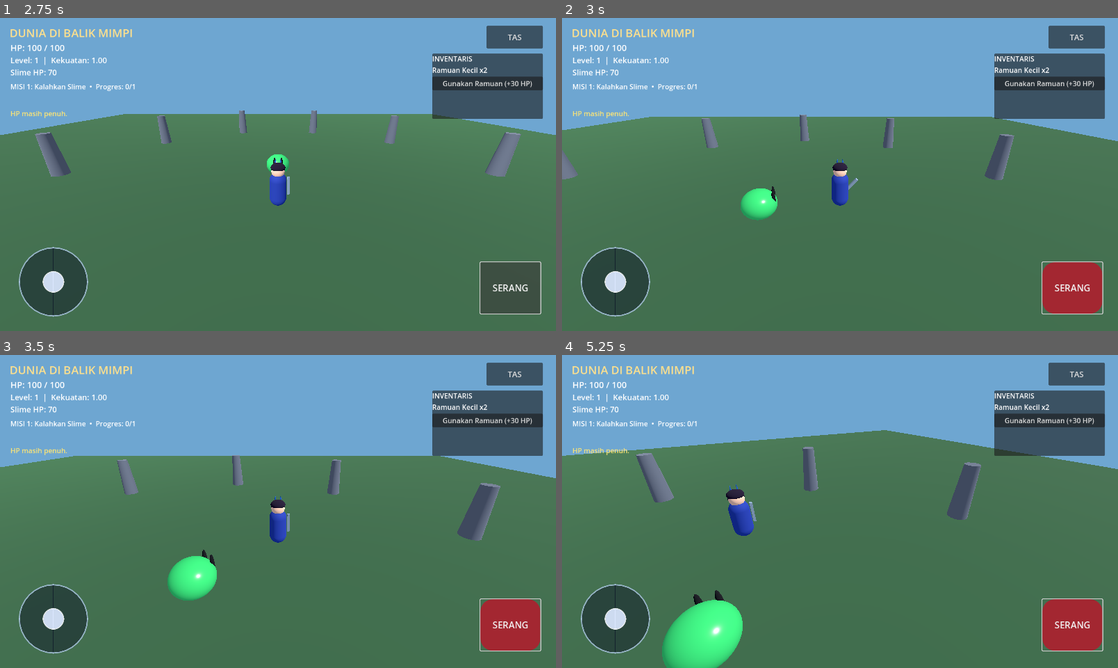
Above: before the commit, frames 1-4 (two rows, left to right).
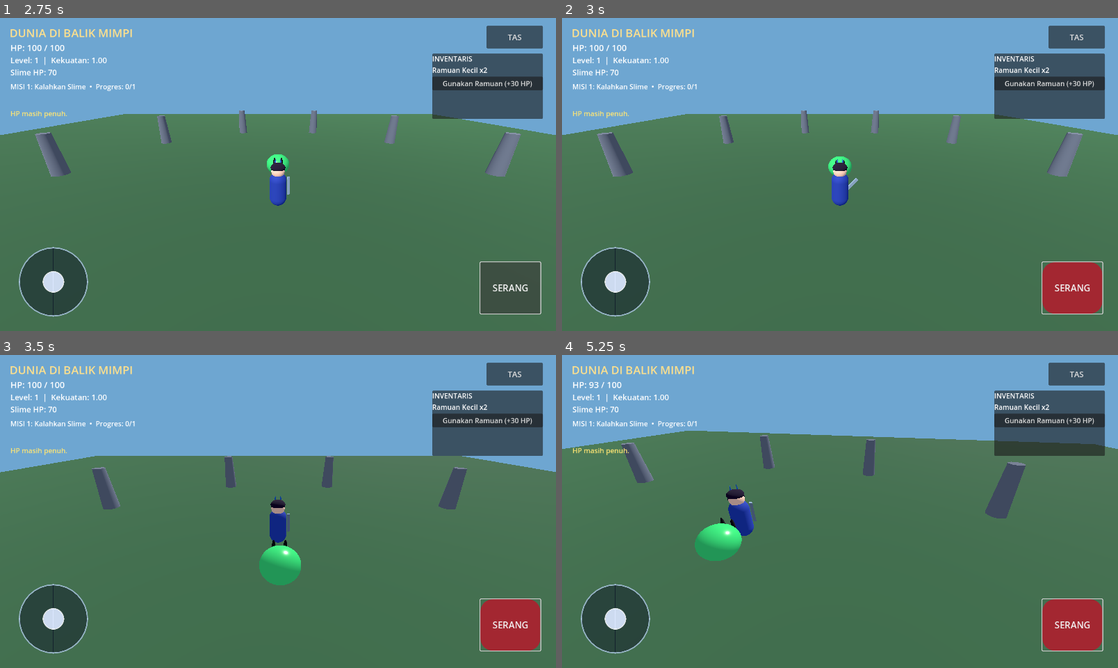
Above: after the commit, the same moments.

Repository: anjingsayang80-ui/Dunia-di-Balik-Mimpi
Game: Godot game, scene res://scenes/main.tscn
Same seed, same stepped clock (60 frames per second), same inputs: the game is played once before the commit and once after it.
Inputs (mouse positions are in pixels of both pictures, inside the frame that each line leads up to):
- Up to frame 1 (2.75 s): click "TAS" at 0.5 s; click "Gunakan Ramuan (+30 HP)" at 1.25 s; click "SERANG" at 2 s
- Up to frame 2 (3 s): tap Enter at 2.75 s; move the mouse to (962, 158) at 2.77 s; hold Right (ui_right) from 2.78 s (still down); click (962, 158) at 2.92 s
- Up to frame 3 (3.5 s): keep holding Right (ui_right)
- Up to frame 4 (5.25 s): release Right (ui_right) at 3.5 s; drag from (728, 527) to (812, 574) at 3.52 s; move the mouse to (895, 442) at 4.27 s; hold Right (ui_right) 4.28-5 s; drag from (812, 574) to (673, 464) at 5.02 s

Frame 1 is identical in both runs. In frame 2, 4.2% of the frame differs, in the area x 0-100%, y 29-65%; in frame 3, 4.9%; in frame 4, 9.2%, in the area x 0-100%, y 8-100%.

Commit message:
Make player movement follow camera direction

Diff:
--- a/android-game/scripts/player.gd
+++ b/android-game/scripts/player.gd
@@ -116,7 +116,18 @@
     )
     if mobile_move.length() > 0.12:
         move = mobile_move
-    var direction := Vector3(move.x, 0, move.y).normalized()
+    var direction := Vector3.ZERO
+    var active_camera := get_viewport().get_camera_3d()
+    if active_camera:
+        var camera_right := active_camera.global_basis.x
+        var camera_forward := -active_camera.global_basis.z
+        camera_right.y = 0.0
+        camera_forward.y = 0.0
+        camera_right = camera_right.normalized()
+        camera_forward = camera_forward.normalized()
+        direction = (camera_right * move.x + camera_forward * -move.y).normalized()
+    else:
+        direction = Vector3(move.x, 0.0, move.y).normalized()
     velocity.x = direction.x * speed
     velocity.z = direction.z * speed
     if direction.length() > 0.1:
